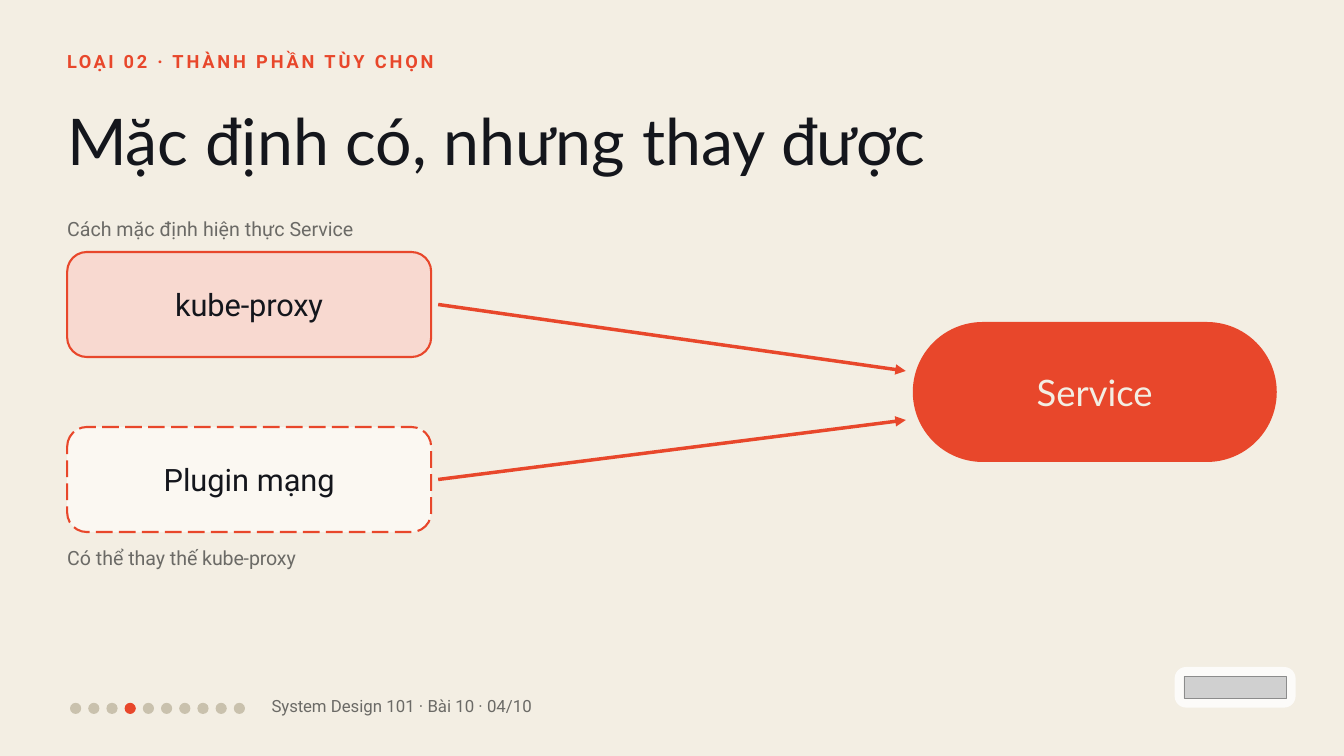
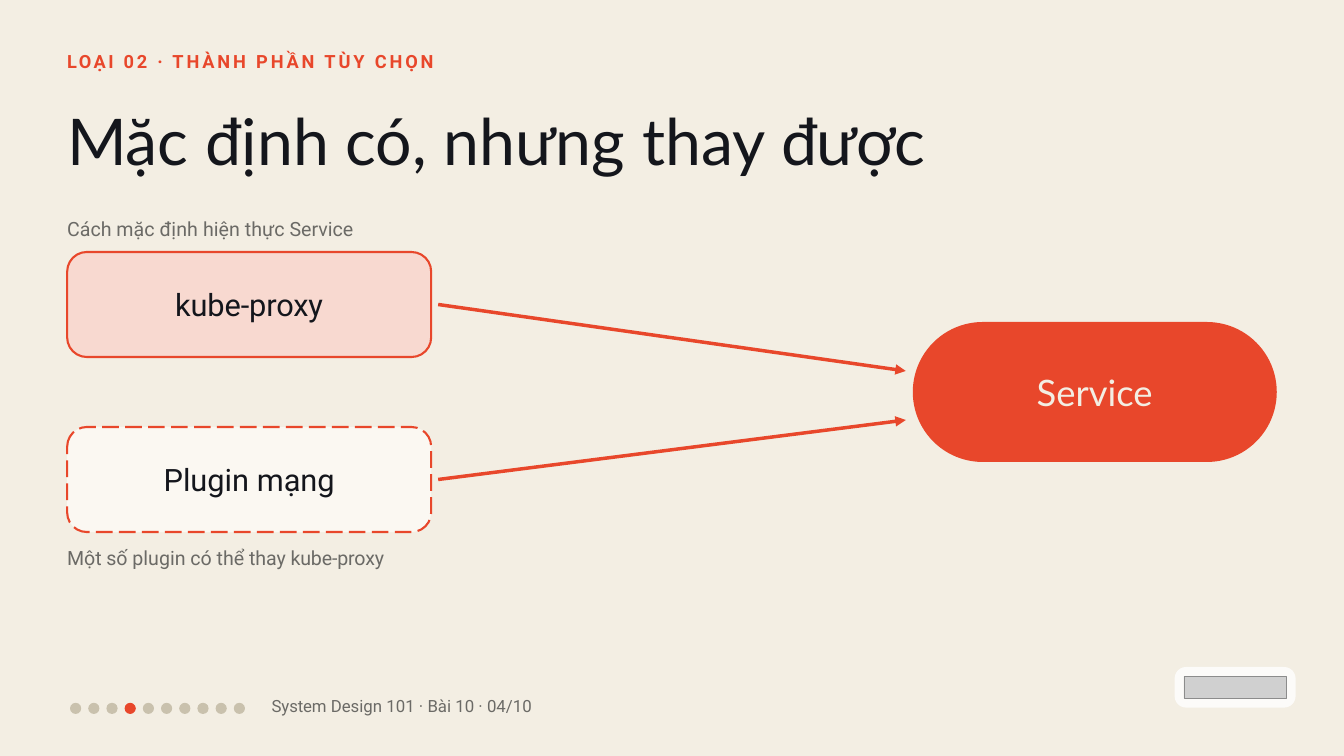
Before and after one commit to vohoailinh90/tool-marketing-studio, a slide deck: slide 4 of system-design-101/vi/lessons/sd-13-010/slides/sd-13-010.pptx. Drawn at 1344x756 pixels with LibreOffice and Linux fonts; fonts in the diff are those of the drawing; grey boxes stand for pictures. Boxes give left, top, right and bottom in pixels: in the first picture for what was removed or moved away, otherwise in the second. Text is boxed around its words. In the diff, an @@ line names an element or a change of style, - is before the commit and + after.

```diff
--- a/system-design-101/vi/lessons/sd-13-010/slides/sd-13-010.pptx
+++ b/system-design-101/vi/lessons/sd-13-010/slides/sd-13-010.pptx
@@ text at (67,548,385,569): text changed @@
-Có thể thay thế kube-proxy
+Một số plugin có thể thay kube-proxy
```
Also in this commit, not shown: 1 other file.
